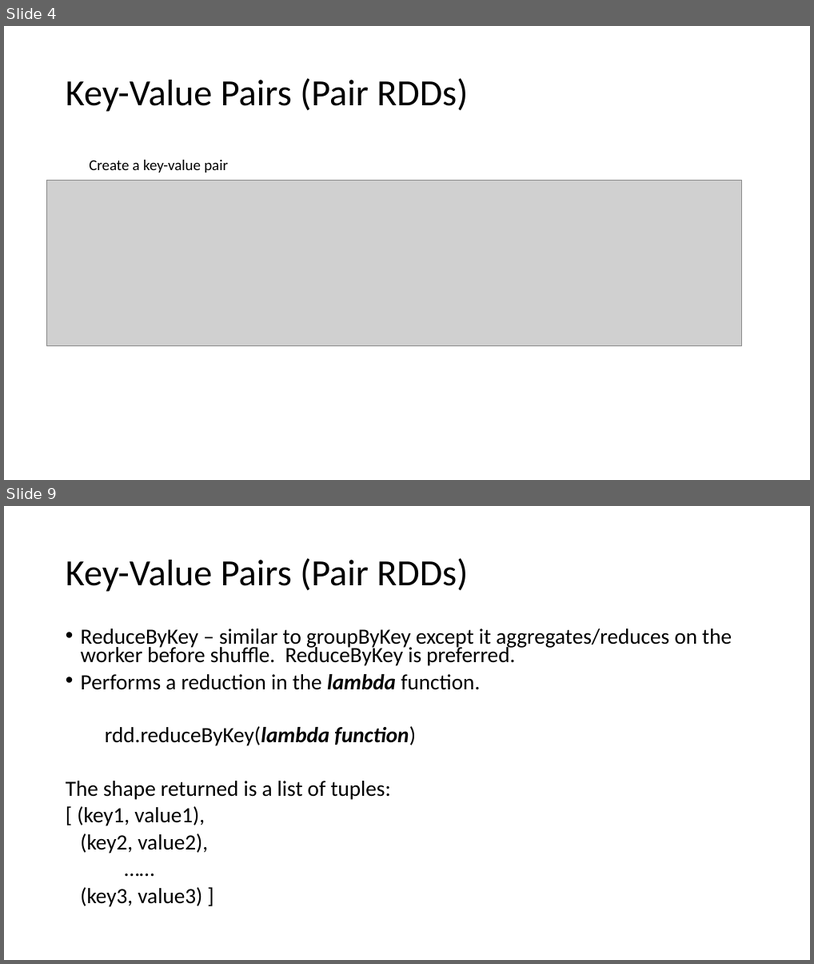
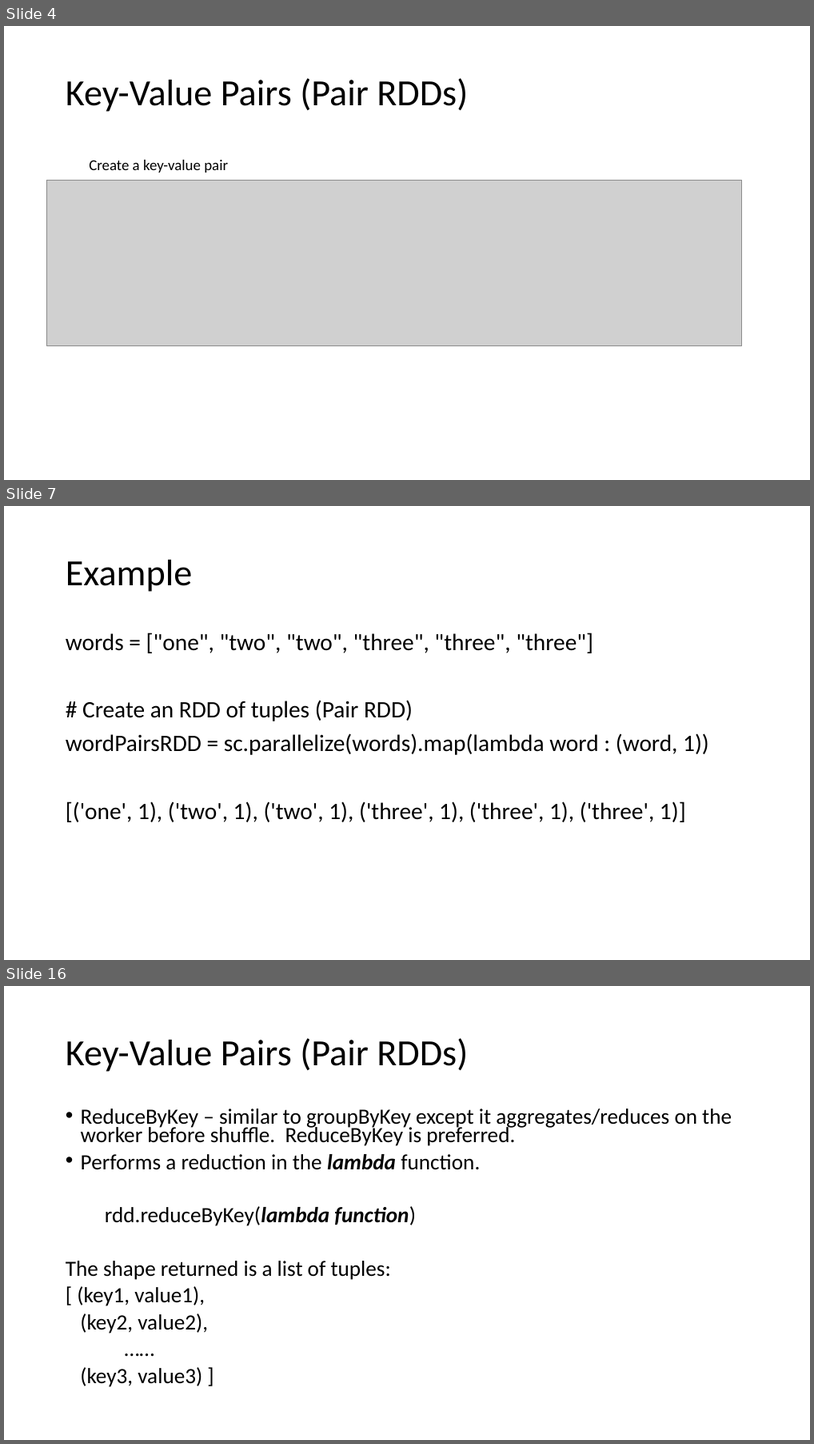
Before and after one commit to marilynwaldman/course, a slide deck: spark/03-RDDs/03-KeyValueRdds.pptx. Shown one above the other, each under a label of ours: slides 4 and 9 before the commit, slides 4, 7 and 16 after it; the slides between them are not shown. The pictures are 814x964 and 814x1444 pixels, drawn with LibreOffice and Linux fonts; fonts in the diff are those of the drawing; grey boxes stand for pictures. Boxes give left, top, right and bottom in pixels: in the first picture for what was removed or moved away, otherwise in the second. Text is boxed around its words. In the diff, an @@ line names an element or a change of style, - is before the commit and + after.

```diff
--- a/spark/03-RDDs/03-KeyValueRdds.pptx
+++ b/spark/03-RDDs/03-KeyValueRdds.pptx
@@ slide 7 added at [4, 506, 810, 960], background #FFFFFF @@
@@ title added at [66, 560, 193, 592], 44 pt, text #000000 @@
+Example
@@ text added at [66, 632, 710, 822], 28 pt, text #000000 @@
+words = ["one", "two", "two", "three", "three", "three"]
+# Create an RDD of tuples (Pair RDD)
+wordPairsRDD = sc.parallelize(words).map(lambda word : (word, 1))
+[('one', 1), ('two', 1), ('two', 1), ('three', 1), ('three', 1), ('three', 1)]
@@ what was slide 9 is now slide 16 @@
```
Also in this commit, not shown: 5 slides changed, 7 other slides added, 2 slides removed, 9 other files.
